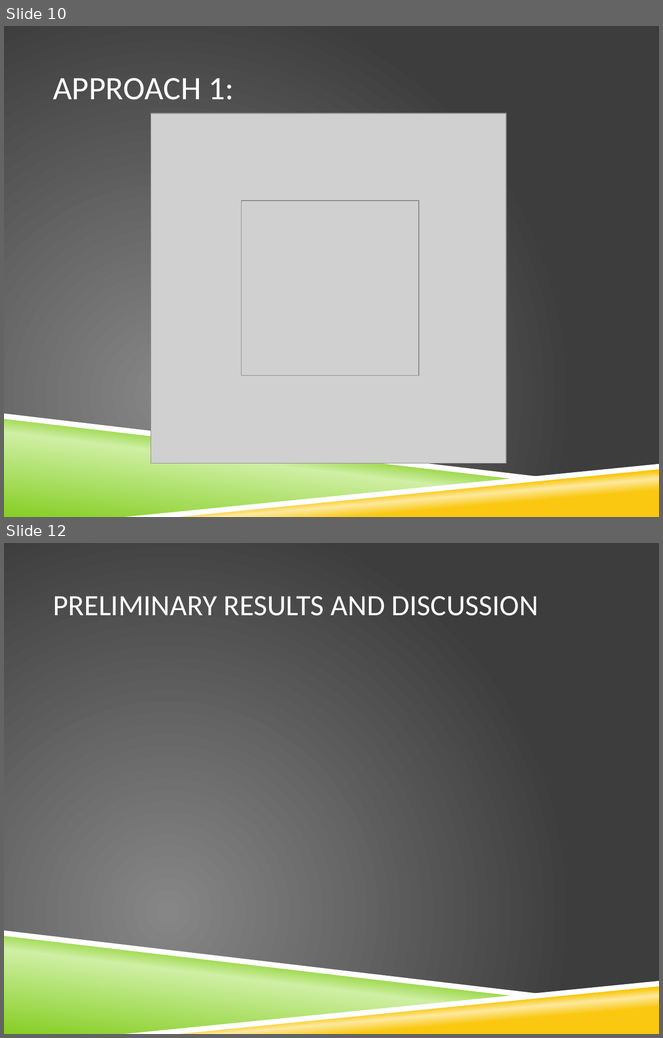
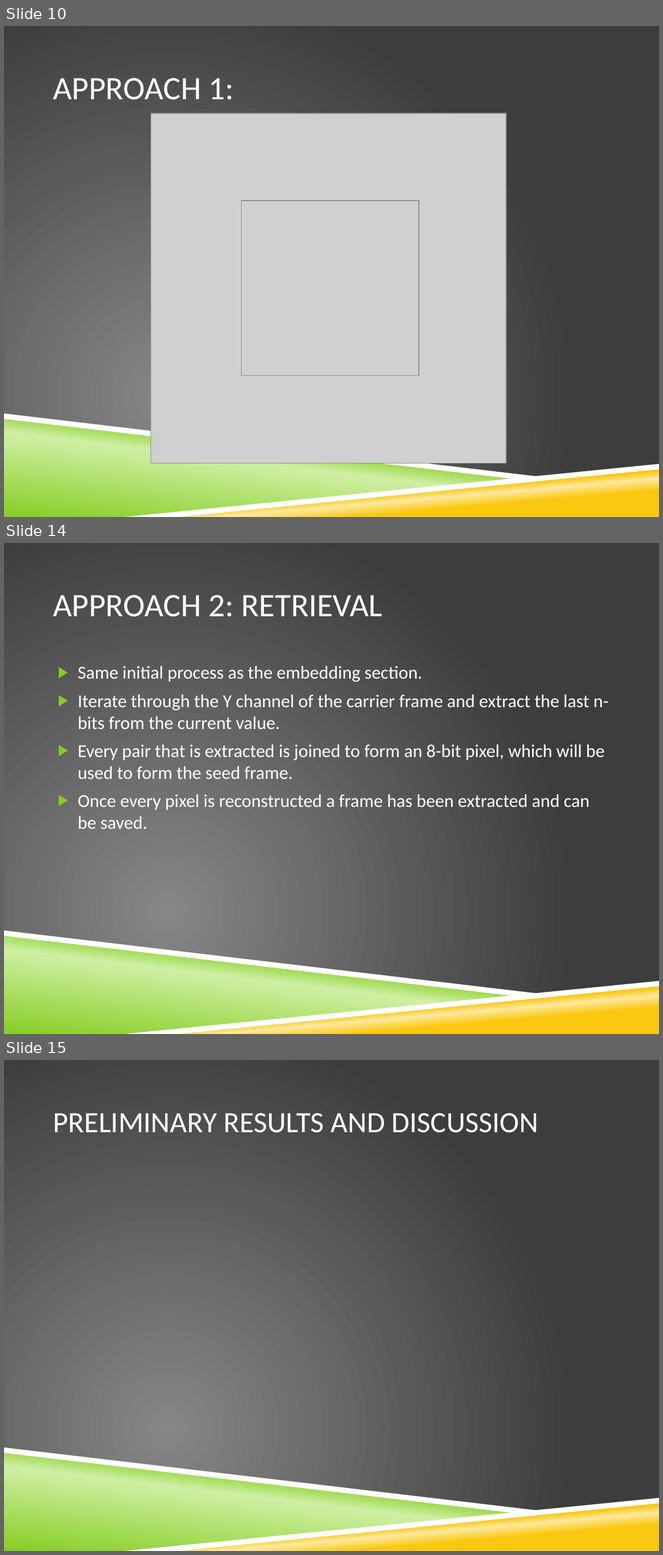
Before and after one commit to grpbwl/videoSteganography, a slide deck: results/CSE509_Video_Steganography.pptx. Shown one above the other, each under a label of ours: slides 10 and 12 before the commit, slides 10, 14 and 15 after it; the slides between them are not shown. The pictures are 663x1038 and 663x1555 pixels, drawn with LibreOffice and Linux fonts; fonts in the diff are those of the drawing; grey boxes stand for pictures; background and template pictures are left out. Boxes give left, top, right and bottom in pixels: in the first picture for what was removed or moved away, otherwise in the second. Text is boxed around its words. In the diff, an @@ line names an element or a change of style, - is before the commit and + after.

```diff
--- a/results/CSE509_Video_Steganography.pptx
+++ b/results/CSE509_Video_Steganography.pptx
@@ slide 14 added at <box>4,543,659,1034</box>, background picture (left out); not listed: 4 template elements that a slide beside it also shows @@
@@ title added at <box>53,595,383,617</box>, 36 pt, text #FFFFFF @@
+APPROACH 2: RETRIEVAL
@@ text added at <box>78,666,609,829</box>, 20 pt, text #FFFFFF @@
+▶ Same initial process as the embedding section.
+▶ Iterate through the Y channel of the carrier frame and extract the last n-bits from the current value.
+▶ Every pair that is extracted is joined to form an 8-bit pixel, which will be used to form the seed frame.
+▶ Once every pixel is reconstructed a frame has been extracted and can be saved.
@@ what was slide 12 is now slide 15 @@
```
Also in this commit, not shown: 1 slide changed, 2 other slides added, 3 other files.
